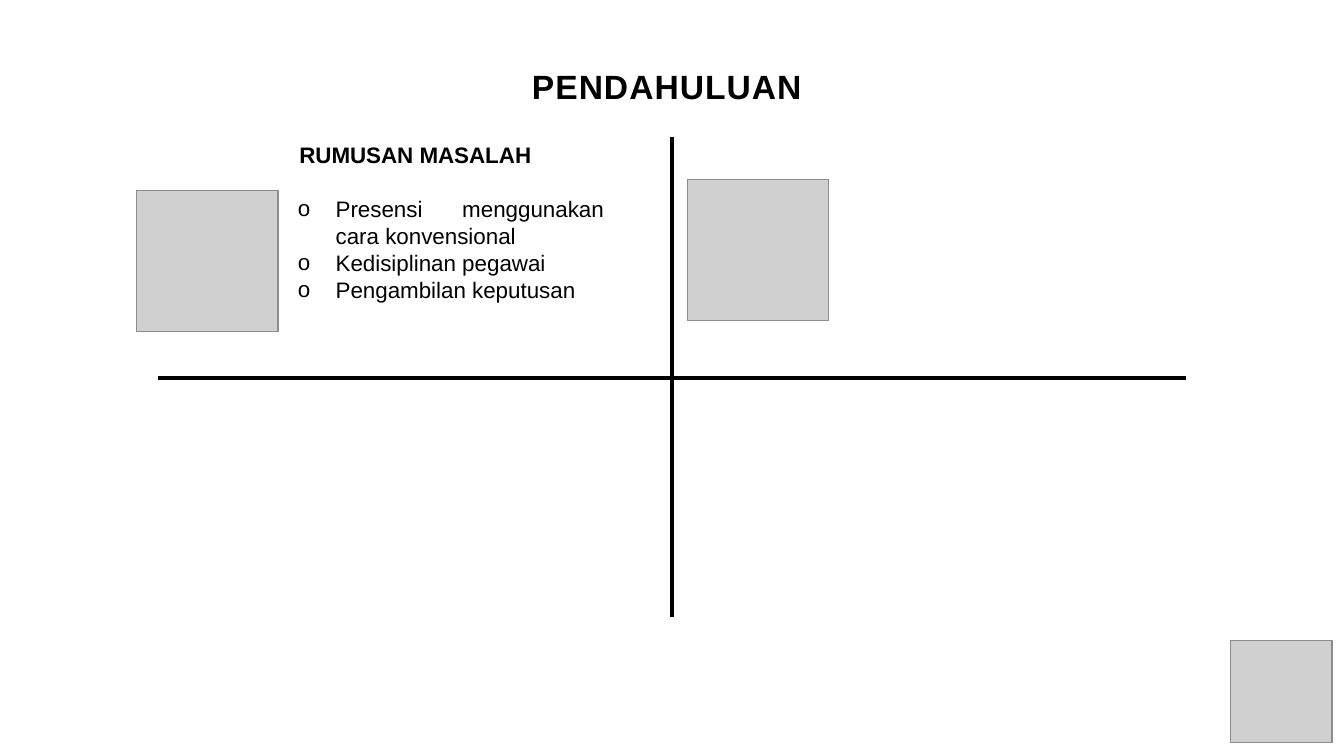
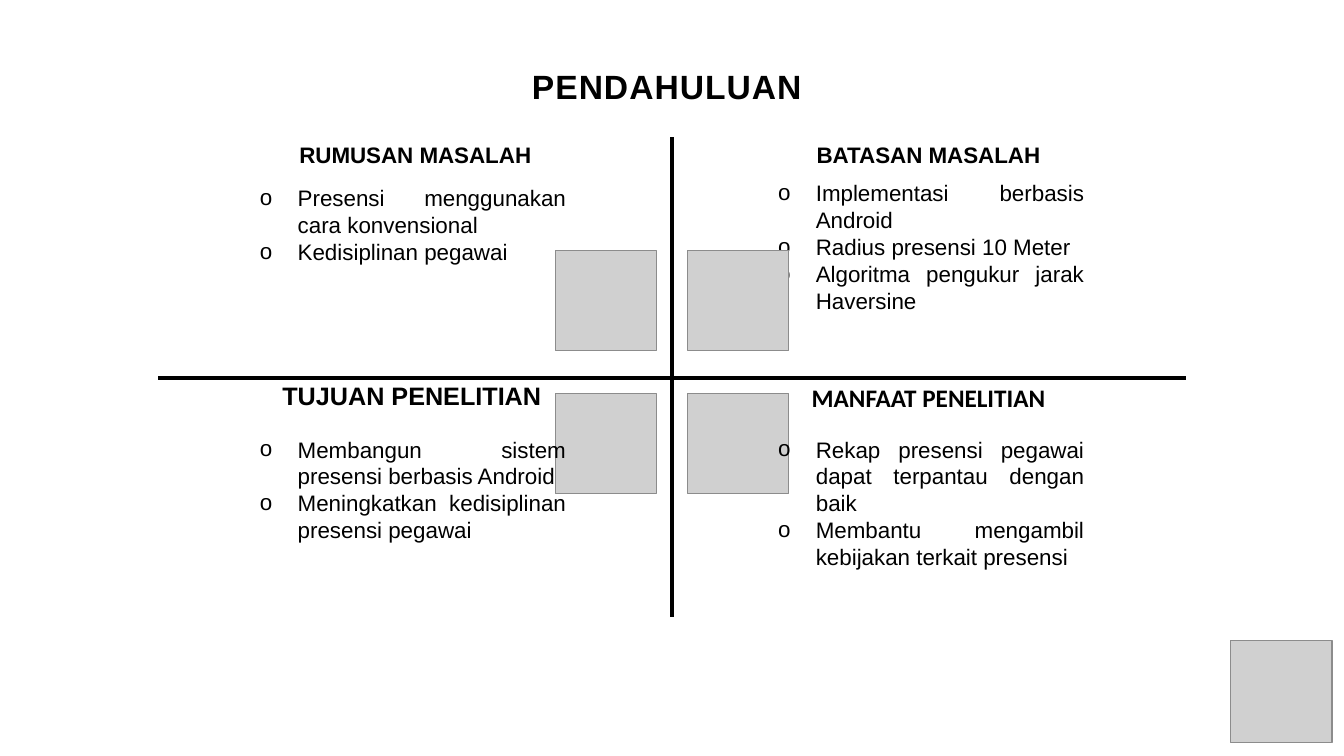
Before and after one commit to gunadermawan/skripsi, a slide deck: slide 3 of dokumen/ppt_skripsi.pptx. Drawn at 1344x756 pixels with LibreOffice and Linux fonts; fonts in the diff are those of the drawing; grey boxes stand for pictures. Boxes give left, top, right and bottom in pixels: in the first picture for what was removed or moved away, otherwise in the second. Text is boxed around its words. In the diff, an @@ line names an element or a change of style, - is before the commit and + after.

```diff
--- a/dokumen/ppt_skripsi.pptx
+++ b/dokumen/ppt_skripsi.pptx
@@ table at <box>158,138,1185,618</box> @@
-row 1, column 2: 
+row 1, column 2: BATASAN MASALAH
-row 2, column 1: 
+row 2, column 1: TUJUAN PENELITIAN
-row 2, column 2: 
+row 2, column 2: MANFAAT PENELITIAN
@@ text "Presensi menggunakan cara konvensional": place and size @@
-text "Presensi menggunakan cara konvensional" at <box>336,200,604,303</box>
+text "Presensi menggunakan cara konvensional" at <box>298,189,566,265</box>
@@ picture removed at <box>688,179,829,321</box> @@
@@ text added at <box>816,184,1084,310</box>, 16 pt, text #000000 @@
+o Implementasi berbasis Android
+o Radius presensi 10 Meter
+o Algoritma pengukur jarak Haversine
@@ picture: place and size @@
-picture at <box>137,191,278,332</box>
+picture at <box>556,250,656,351</box>
@@ picture added at <box>688,250,788,351</box> @@
@@ text at <box>336,281,575,303</box>: paragraph removed @@
-o Pengambilan keputusan
@@ picture added at <box>556,393,656,494</box> @@
@@ picture added at <box>688,393,788,494</box> @@
@@ text added at <box>298,440,566,543</box>, 16 pt, text #000000 @@
+o Membangun sistem presensi berbasis Android
+o Meningkatkan kedisiplinan presensi pegawai
@@ text added at <box>816,441,1084,570</box>, 16 pt, text #000000 @@
+o Rekap presensi pegawai dapat terpantau dengan baik
+o Membantu mengambil kebijakan terkait presensi
```
Also in this commit, not shown: 5 slides added, 1 other file.
